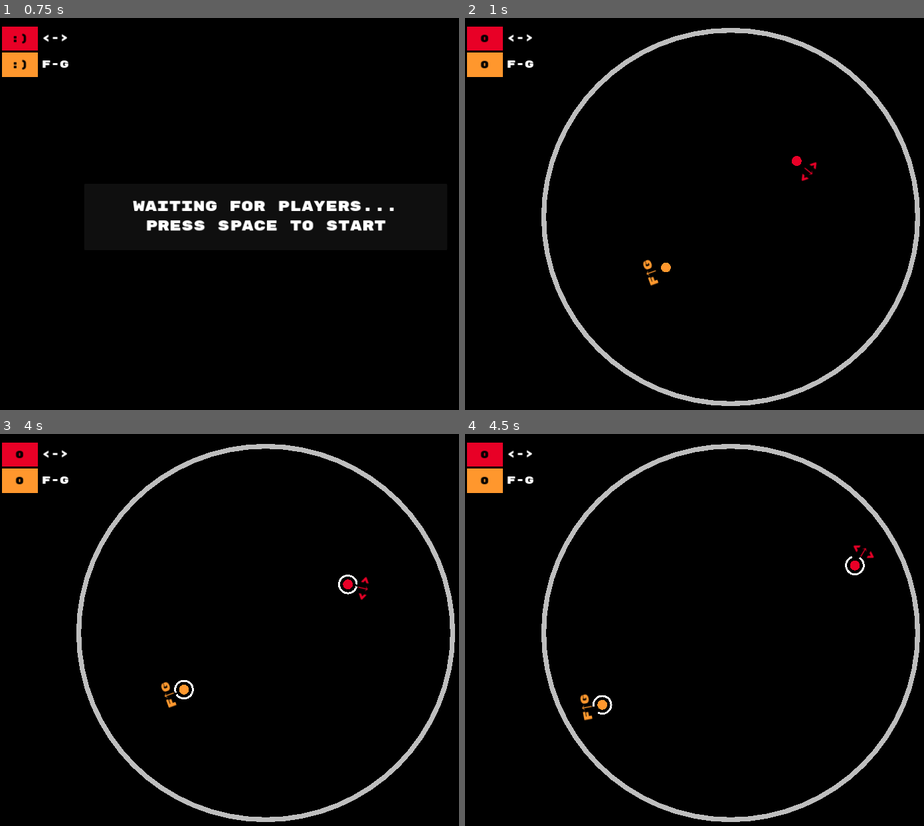
Above: before the commit, frames 1-4 (two rows, left to right).
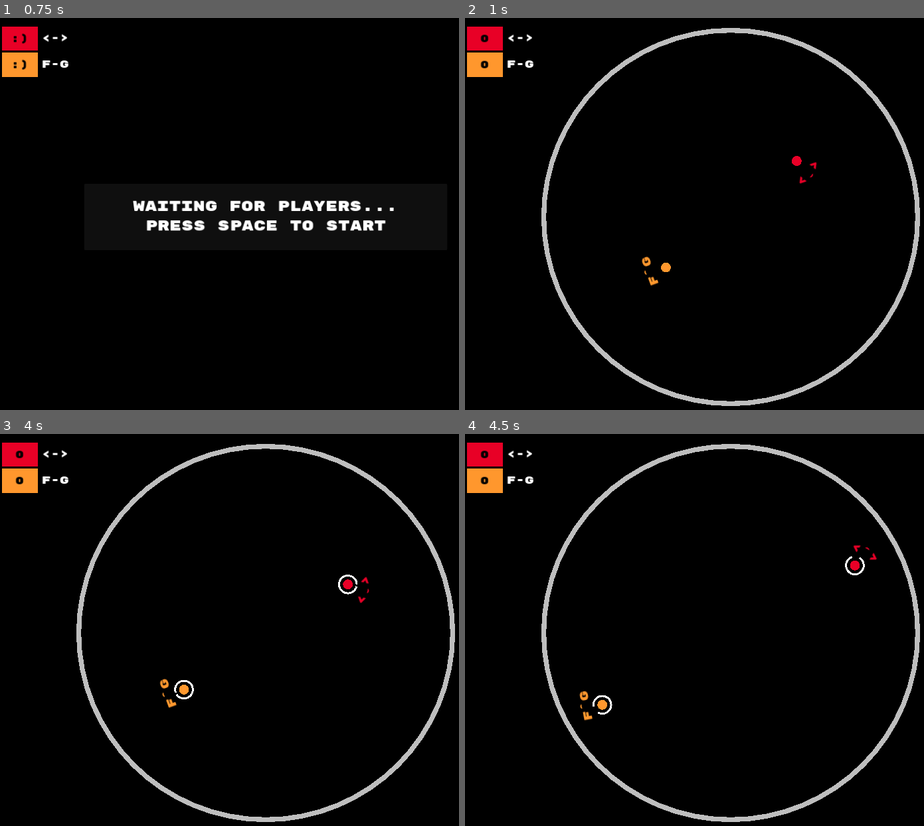
Above: after the commit, the same moments.

Repository: brainrake/CurveLife
Game: Godot game, scene res://game.tscn
Same seed, same stepped clock (60 frames per second), same inputs: the game is played once before the commit and once after it.
Inputs:
- Up to frame 1 (0.75 s): tap Enter (ui_accept) at 0.5 s; hold Right from 0.53 s (still down); tap F at 0.6 s
- Up to frame 2 (1 s): keep holding Right; tap Enter (ui_accept) at 0.77 s
- Up to frame 3 (4 s): tap Enter (ui_accept) at 1.25, 1.52, 2, 2.75, 3.02, 3.5, 3.77 s; release Right at 1.28 s; hold S 1.28-2.03 s; tap G at 1.35 s; hold Right 2.03-3.53 s; tap J at 2.1 s; tap K at 2.85 s; hold Left from 3.53 s (still down); tap F at 3.6 s
- Up to frame 4 (4.5 s): keep holding Left; tap G at 4.35 s

Frame 1 is identical in both runs. In frame 2, 0.1% of the frame differs, in the area x 38-76%, y 38-66%; in frame 3, 0.1%, in the area x 34-81%, y 38-68%; in frame 4, 0.1%.

Commit message:
fix missing character on web

Diff:
--- a/src/ControlMap.gd
+++ b/src/ControlMap.gd
@@ -40,6 +40,6 @@
 
 func show_dir() -> String:
   if device == -1:
-    return "%s↑%s" % [button_string(left), button_string(right)]
+    return "%s^%s" % [button_string(left), button_string(right)]
   else:
     return "(%s)" % [device]
